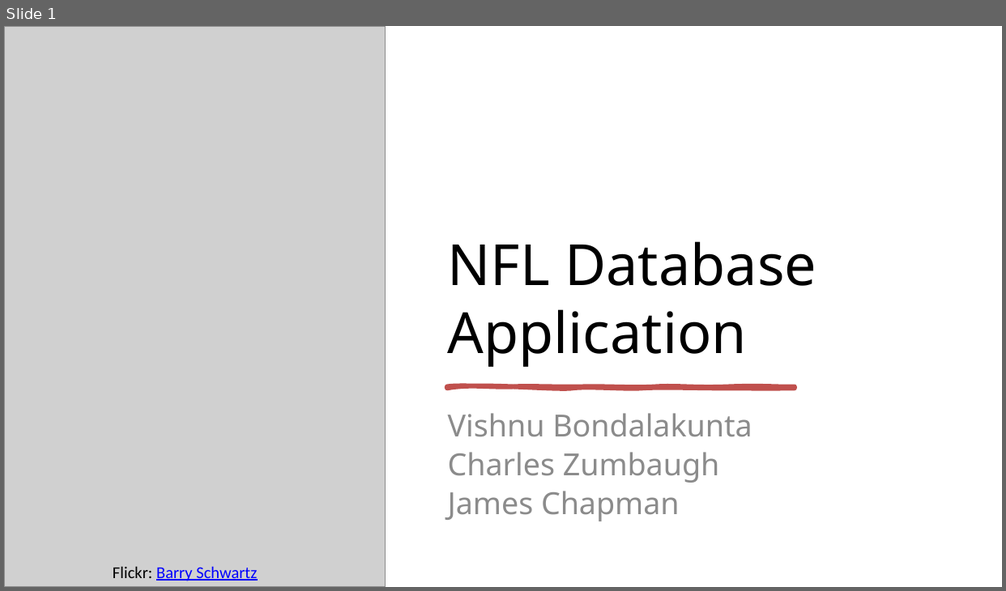
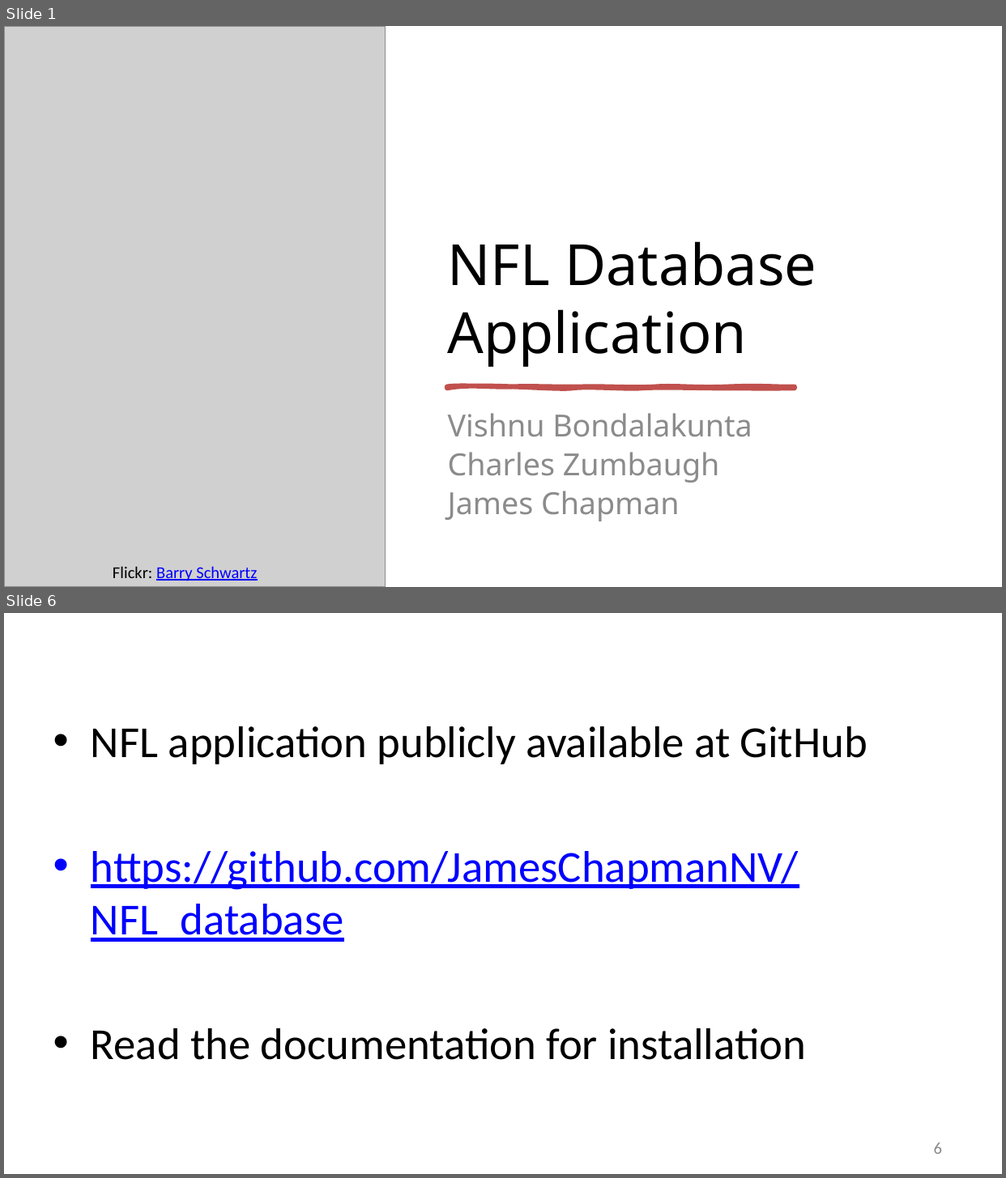
Before and after one commit to JamesChapmanNV/NFL_Database_App, a slide deck: docs/Project Presentation/NFL_Database_Presentation.pptx. Shown one above the other, each under a label of ours: slide 1 before the commit, slides 1 and 6 after it; the slides between them are not shown. The pictures are 1006x591 and 1006x1178 pixels, drawn with LibreOffice and Linux fonts; fonts in the diff are those of the drawing; grey boxes stand for pictures; background and template pictures are left out. Boxes give left, top, right and bottom in pixels: in the first picture for what was removed or moved away, otherwise in the second. Text is boxed around its words. In the diff, an @@ line names an element or a change of style, - is before the commit and + after.

Commit message:
Update NFL_Database_Presentation.pptx
Added some introductory slides

```diff
--- a/docs/Project Presentation/NFL_Database_Presentation.pptx
+++ b/docs/Project Presentation/NFL_Database_Presentation.pptx
@@ slide 6 added at bbox=[4, 613, 1002, 1174], background picture (left out) @@
@@ title added at bbox=[91, 726, 806, 1060], 32 pt, text #FFFFFF @@
+NFL Application Installation
@@ text added at bbox=[91, 726, 867, 1060], 32 pt, text #000000 @@
+• NFL application publicly available at GitHub
+• https://github.com/JamesChapmanNV/NFL_database
+• Read the documentation for installation
@@ text added at bbox=[934, 1143, 942, 1154], 12 pt, text #898989 @@
+6
```
Also in this commit, not shown: 1 slide changed, 4 other slides added, 2 slides removed.
